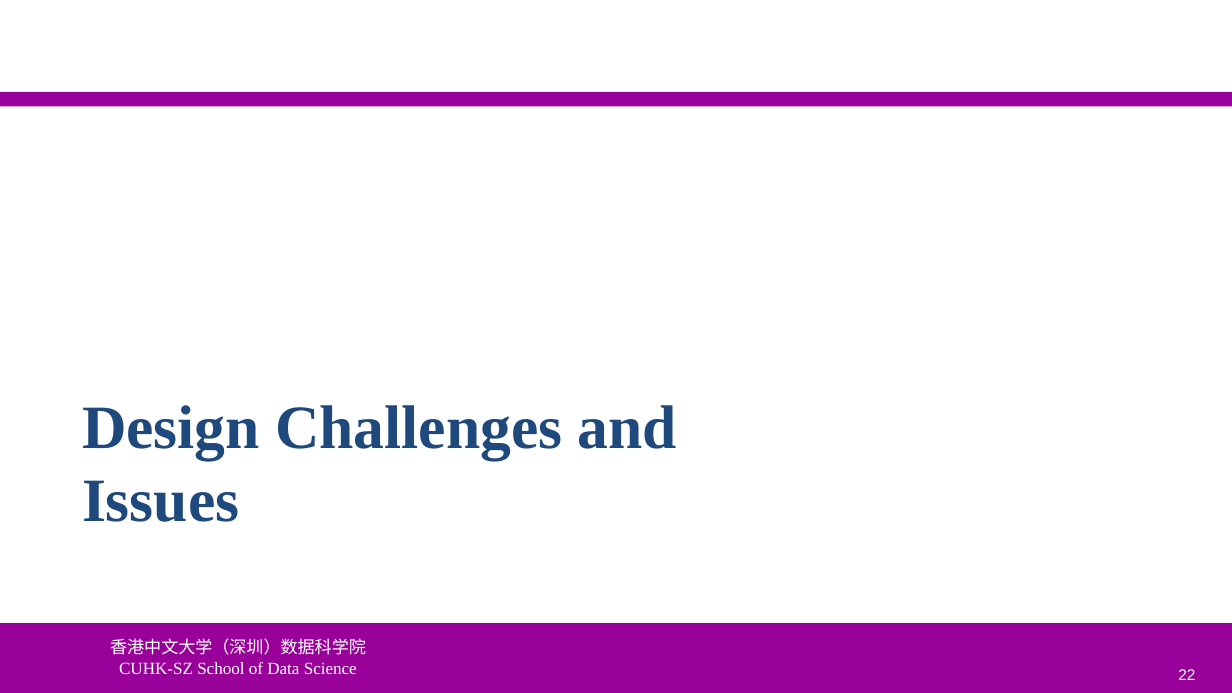
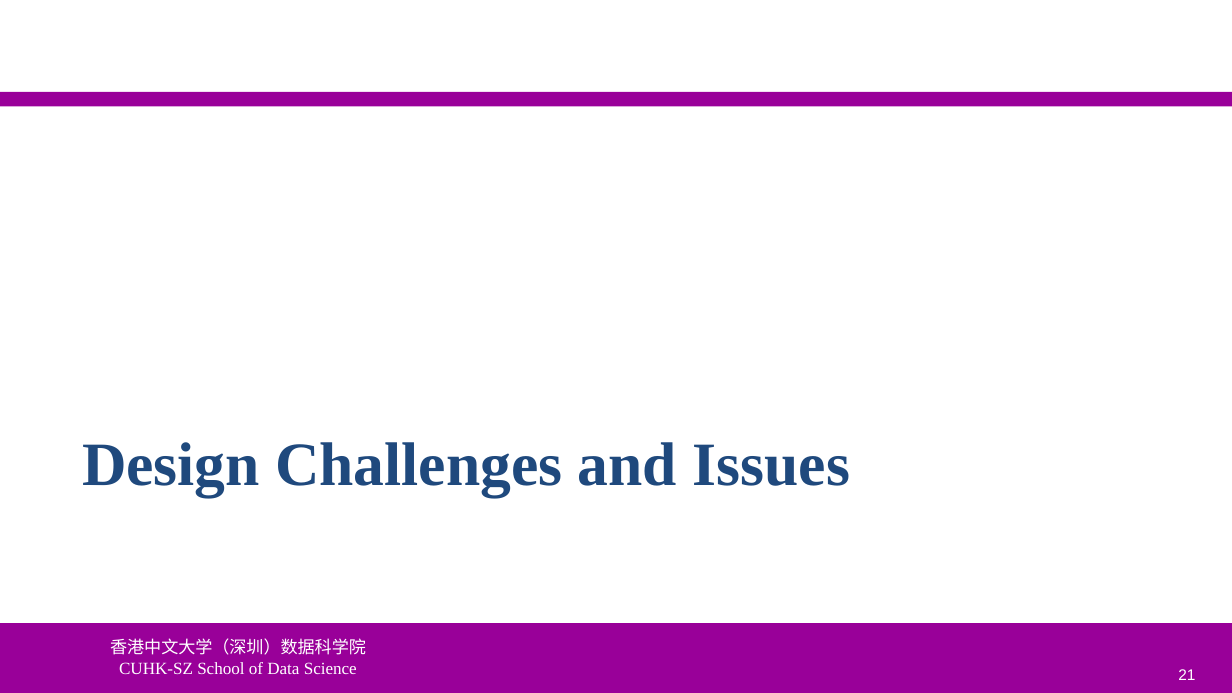
Before and after one commit to ychung1103/ychung1103.github.io, a slide deck: slide 21 of Slides/CSC6103/VT-02 System Virtualization.pptx (slide 22 before the commit). Drawn at 1232x693 pixels with LibreOffice and Linux fonts; fonts in the diff are those of the drawing; background and template pictures are left out. Boxes give left, top, right and bottom in pixels: in the first picture for what was removed or moved away, otherwise in the second. Text is boxed around its words. In the diff, an @@ line names an element or a change of style, - is before the commit and + after.

```diff
--- a/Slides/CSC6103/VT-02 System Virtualization.pptx
+++ b/Slides/CSC6103/VT-02 System Virtualization.pptx
@@ title "Design Challenges and Issues" rewrapped from bbox=[82, 405, 677, 522] to bbox=[82, 442, 850, 496] @@
@@ page number at bbox=[1178, 669, 1195, 680]: text changed @@
-22
+21
```
Also in this commit, not shown: 9 other slides changed, 1 slide removed.
